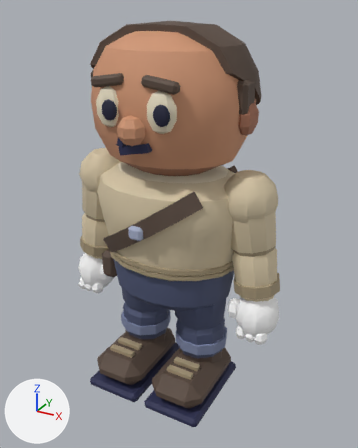
What one commit did to the FBX model assets/fbx/Rookie.fbx.
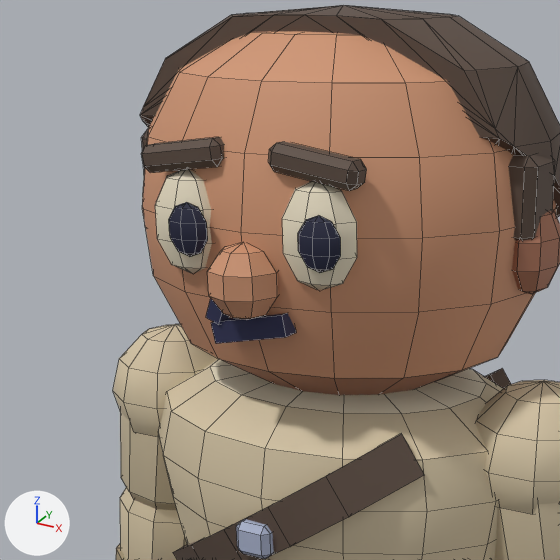
Each version appears first whole from a 50 mm lens placed at (2.84, -4.99, 4.76), pointed at (0.09, 0.0, 2.27), and next in a close-up on the part from 10% to 72% of the width and 4% to 54% of the height. The lights are fixed; the arrows at lower left show +X, +Y and +Z. The older version's two pictures come first. The close-ups show mesh edges as thin lines.

In view in the first close-up: 'Rookie_Face_Idle', 'Rookie_Head', 'Rookie_LeftUpperArm', 'Rookie_RightLowerArm', 'Rookie_RightUpperArm', 'Rookie_UpperTorso'.
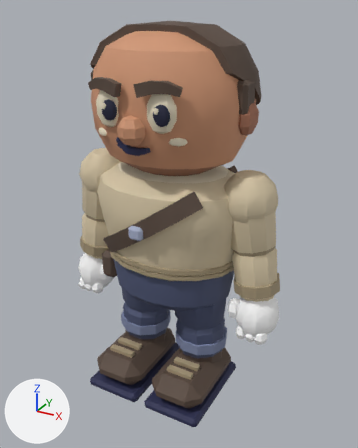
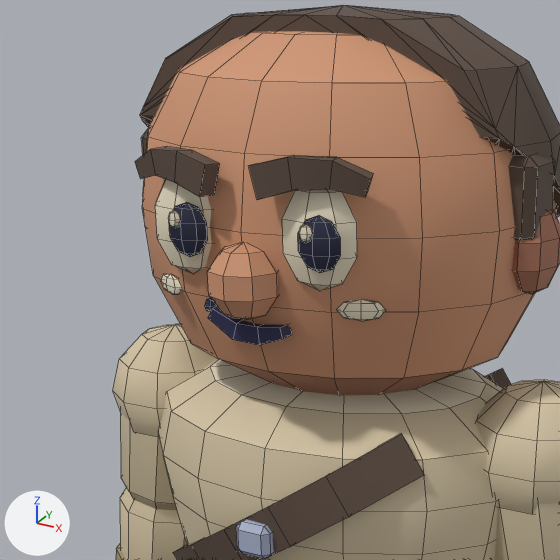
Location of each change, [x1, y1, x2, y2] in pixels of the close-ups (560 x 560 px):
```json
{"object": "Rookie_Face_Idle", "change": "reshaped", "before": [141, 137, 366, 344], "after": [135, 146, 386, 345], "on screen": "12% wider"}
{"part": 1, "of": "me_rookie_face_idle", "change": "added", "after": [168, 210, 180, 228]}
{"part": 2, "of": "me_rookie_face_idle", "change": "added", "after": [299, 224, 312, 243]}
{"part": 3, "of": "me_rookie_face_idle", "change": "added", "after": [205, 298, 217, 312]}
{"part": 4, "of": "me_rookie_face_idle", "change": "rebuilt", "before": [268, 141, 366, 191], "after": [248, 155, 373, 200], "on screen": "27% wider, 10% shorter"}
{"part": 5, "of": "me_rookie_face_idle", "change": "rebuilt", "before": [211, 313, 296, 344], "after": [208, 306, 292, 345], "on screen": "25% taller"}
{"part": 6, "of": "me_rookie_face_idle", "change": "added", "after": [161, 274, 182, 294]}
{"part": 7, "of": "me_rookie_face_idle", "change": "added", "after": [337, 299, 386, 321]}
{"part": 8, "of": "me_rookie_face_idle", "change": "added", "after": [135, 146, 220, 197], "on screen": "brown"}
{"part": 9, "of": "me_rookie_face_idle", "change": "deleted", "before": [141, 137, 225, 173], "on screen": "brown"}
{"part": 10, "of": "me_rookie_face_idle", "change": "deleted", "before": [206, 299, 230, 325]}
```

Scene script edits in JSON lines:
```json
{"block": "me_rookie_face_idle", "where": "# used by ob_rookie_face_idle; location = (0.0, -0.84, 3.72)"}
{"op": "remove", "block": "me_rookie_face_idle", "code": "me_rookie_face_idle.from_pydata(...)  # 200 vertices, 224 faces; spans x -0.512..0.512, y -0.058..0.194, z -0.406..0.428"}
{"op": "add", "block": "me_rookie_face_idle", "code": "me_rookie_face_idle.from_pydata(...)  # 296 vertices, 338 faces; spans x -0.56..0.56, y -0.079..0.194, z -0.382..0.393"}
{"block": "me_rookie_face_idle", "change": "me_rookie_face_idle part 1: a new loose piece, a UV sphere (6 segments, 4 rings, poles along z) spanning x -0.317..-0.253, y -0.068..-0.033, z 0.079..0.151, in mat_eh_kitatlas (picture img_eh_palette_bank_png)"}
{"block": "me_rookie_face_idle", "change": "me_rookie_face_idle part 2: a new loose piece, a UV sphere (6 segments, 4 rings, poles along z) spanning x 0.303..0.367, y -0.068..-0.033, z 0.079..0.151, in mat_eh_kitatlas (picture img_eh_palette_bank_png)"}
{"block": "me_rookie_face_idle", "change": "me_rookie_face_idle part 3: a new loose piece, a UV sphere (6 segments, 4 rings, poles along z) spanning x -0.23..-0.17, y 0.027..0.079, z -0.28..-0.22, in mat_eh_kitatlas (picture img_eh_palette_bank_png)"}
{"block": "me_rookie_face_idle", "change": "me_rookie_face_idle part 4: the loose piece of 24 vertices spanning x 0.108..0.512, y 0.021..0.141, z 0.272..0.428 is rebuilt with 16 vertices and now spans x 0.085..0.556, y -0.078..0.135, z 0.225..0.393"}
{"block": "me_rookie_face_idle", "change": "me_rookie_face_idle part 5: the loose piece of 8 vertices spanning x -0.185..0.186, y 0.025..0.105, z -0.406..-0.243 is rebuilt with 16 vertices and now spans x -0.197..0.165, y 0.009..0.107, z -0.382..-0.247"}
{"block": "me_rookie_face_idle", "change": "me_rookie_face_idle part 6: a new loose piece of 26 vertices spanning x -0.56..-0.38, y 0.097..0.191, z -0.255..-0.165, in mat_eh_kitatlas (picture img_eh_palette_bank_png)"}
{"block": "me_rookie_face_idle", "change": "me_rookie_face_idle part 7: a new loose piece of 26 vertices spanning x 0.38..0.56, y 0.097..0.191, z -0.255..-0.165, in mat_eh_kitatlas (picture img_eh_palette_bank_png)"}
{"block": "me_rookie_face_idle", "change": "me_rookie_face_idle part 8: a new loose piece of 16 vertices spanning x -0.556..-0.085, y -0.079..0.133, z 0.215..0.383, in mat_eh_kitatlas (picture img_eh_palette_bank_png)"}
{"block": "me_rookie_face_idle", "change": "me_rookie_face_idle part 9: the loose piece of 24 vertices spanning x -0.512..-0.108, y 0.021..0.141, z 0.272..0.428 is deleted"}
{"block": "me_rookie_face_idle", "change": "me_rookie_face_idle part 10: the loose piece of 8 vertices spanning x -0.203..-0.097, y 0.014..0.084, z -0.318..-0.182 is deleted"}
```
